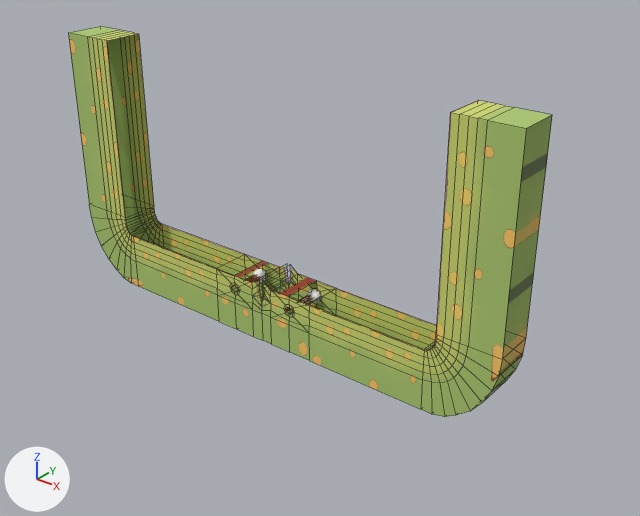
What one commit did to the FBX model Assets/Models/Ground.fbx.
One viewpoint serves both versions: a camera (50 mm lens) standing at (8.43, -9.16, 6.95) and looking at (0.61, 0.62, 0.89). Arrows for +X, +Y and +Z are at lower left; the lights stay in place. Mesh edges are drawn as thin lines on the coarser meshes. Where no turn or scale is listed for an object, it has been applied to the vertices.

Names of what the first picture shows: 'ground'.
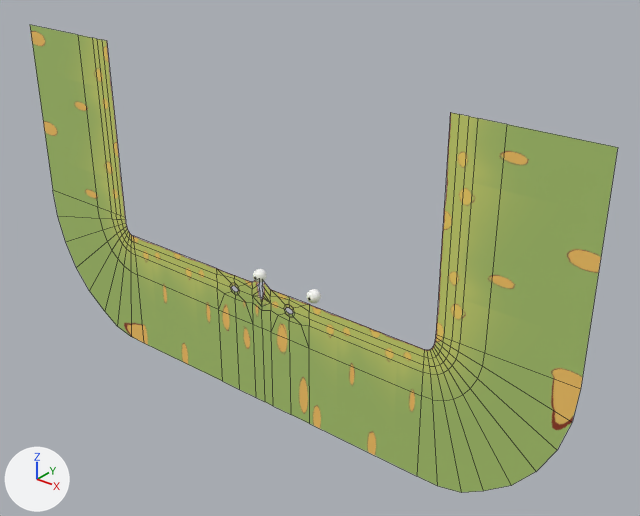
Patch to the scene script:
```diff
--- a/Assets/Models/Ground.fbx.py
+++ b/Assets/Models/Ground.fbx.py
@@ me_mesh_002_1 @@
+me_mesh_002_1.from_pydata(...)  # 209 vertices, 170 faces; spans x -5.25..5.25, y -0.1, z -1.7..3.88
+me_mesh_002_1.materials.append(mat_pcube2_blinn)  # picture img_ground_png
@@ ob_ground @@
-ob_ground = bpy.data.objects.new('ground', me_mesh_002)
-ob_ground.location = (0.0, 0.0, 0.0)
@@ ob_ground1 @@
+ob_ground1 = bpy.data.objects.new('Ground1', me_mesh_002_1)
+ob_ground1.location = (0.0, 0.0, 0.0)
```

What differs and where, as boxes [x1, y1, x2, y2] in the pictures (640 x 516 px):
'Ground1', added (green): after [30, 25, 618, 493]
'ground', deleted (green): before [68, 26, 552, 417]
